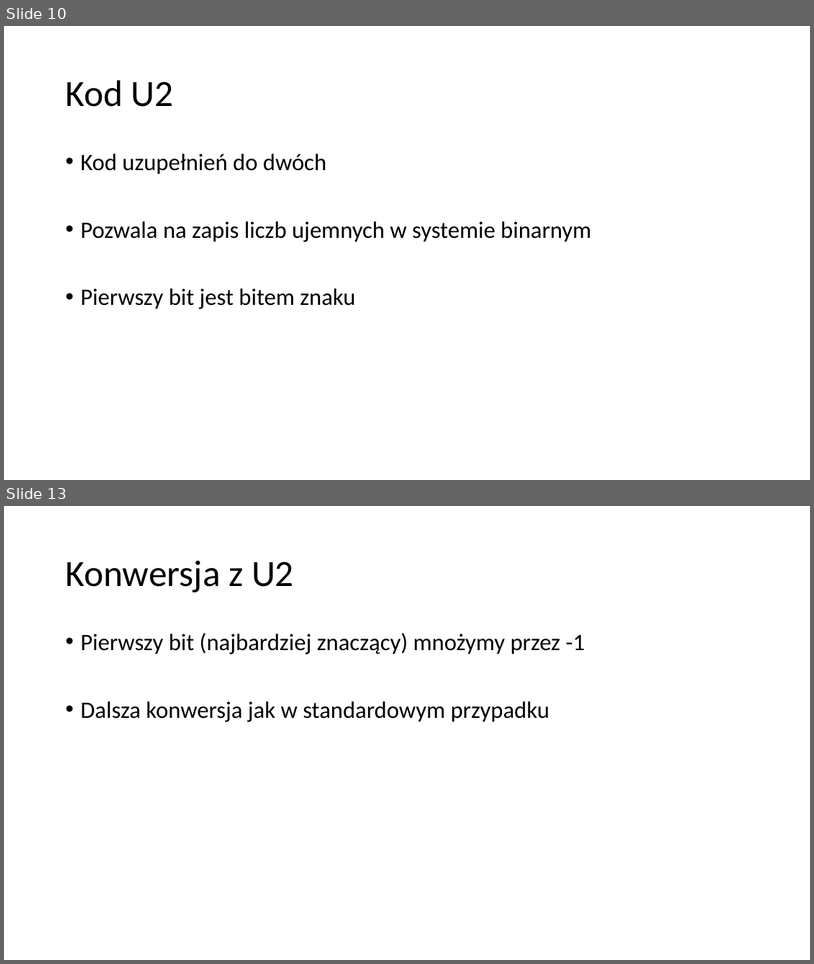
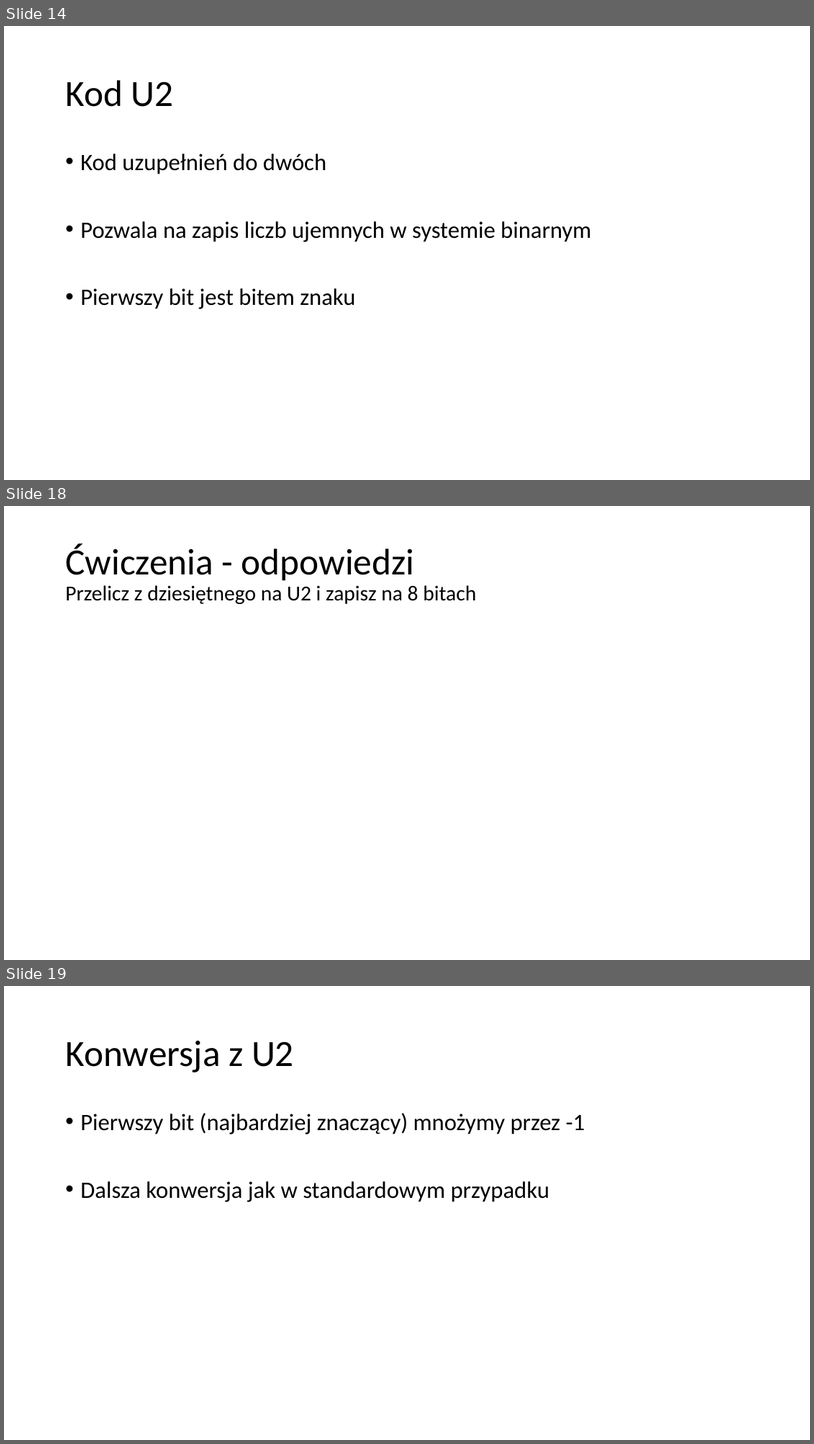
Before and after one commit to blackbat13/cs-lut, a slide deck: Systemy liczbowe/Systemy liczbowe.pptx. Shown one above the other, each under a label of ours: slides 10 and 13 before the commit, slides 14, 18 and 19 after it; the slides between them are not shown. The pictures are 814x964 and 814x1444 pixels, drawn with LibreOffice and Linux fonts; fonts in the diff are those of the drawing; grey boxes stand for pictures. Boxes give left, top, right and bottom in pixels: in the first picture for what was removed or moved away, otherwise in the second. Text is boxed around its words. In the diff, an @@ line names an element or a change of style, - is before the commit and + after.

```diff
--- a/Systemy liczbowe/Systemy liczbowe.pptx
+++ b/Systemy liczbowe/Systemy liczbowe.pptx
@@ slide 18 added at bbox=[4, 506, 810, 960], background #FFFFFF @@
@@ title added at bbox=[65, 543, 476, 604], 25.3 pt, text #000000 @@
+Ćwiczenia - odpowiedzi
+Przelicz z dziesiętnego na U2 i zapisz na 8 bitach
@@ what was slide 10 is now slide 14 @@
@@ what was slide 13 is now slide 19 @@
```
Also in this commit, not shown: 7 slides changed, 14 other slides added.
